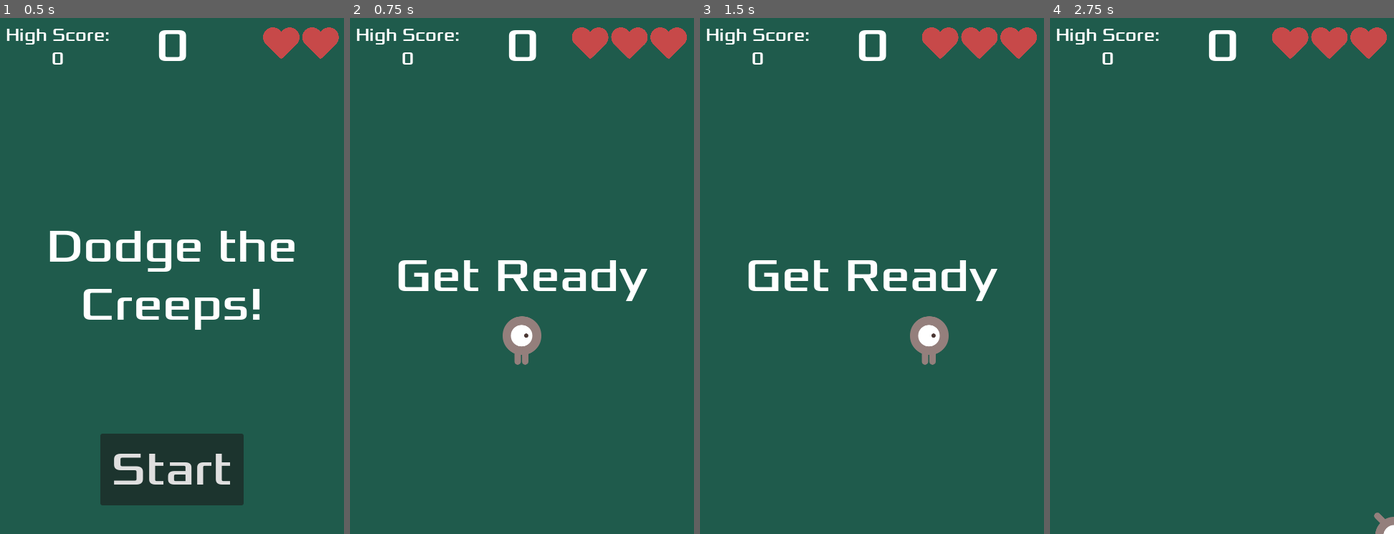
Above: before the commit, frames 1-4 (left to right).
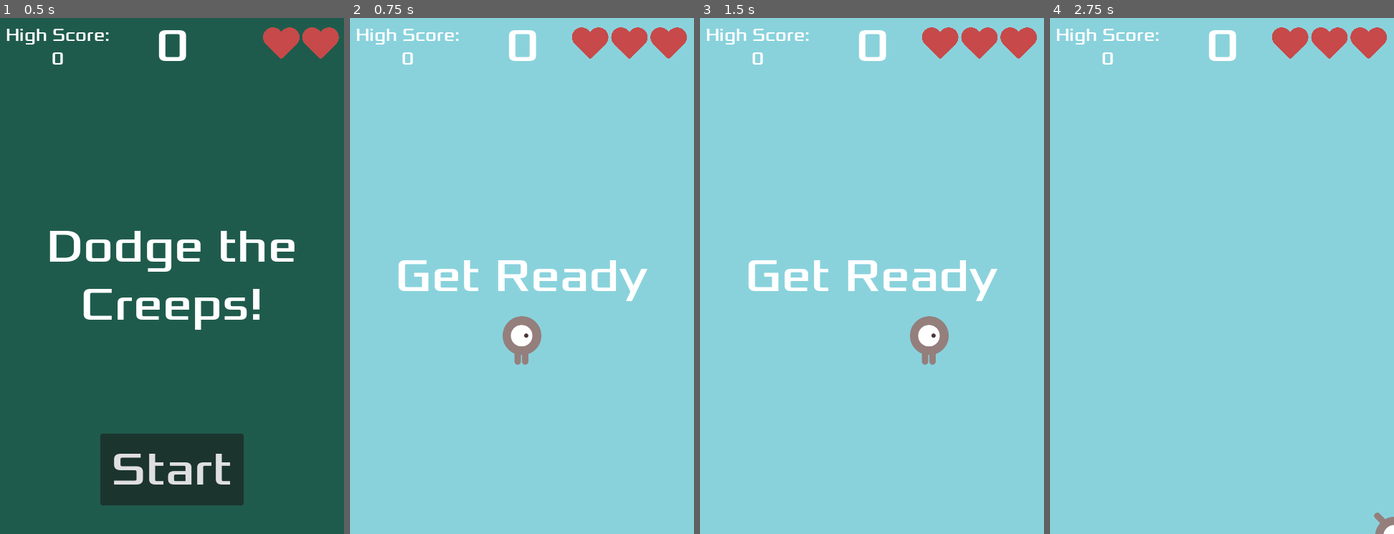
Above: after the commit, the same moments.

Repository: Josie-Armstrong/GameDev
Game: Godot game, scene res://main.tscn
Two runs of this game, one before a commit and one after it. Both use one fixed random seed, a clock stepped at 60 frames per second and the inputs below.
Inputs:
- Up to frame 1 (0.5 s): no input
- Up to frame 2 (0.75 s): click "Start" at 0.5 s
- Up to frame 3 (1.5 s): tap Enter at 1.25 s; hold Right (move_right) from 1.28 s (still down)
- Up to frame 4 (2.75 s): release Right (move_right) at 2.03 s; hold Down (move_down) from 2.03 s (still down)

Frame 1 is identical in both runs. In frame 2, 96% of the frame differs, in the area x 0-100%, y 0-100%; in frame 3, 96%; in frame 4, 98%.

Commit message:
Added bg color randomization (from a limited array)

Diff:
--- a/first_game/first_game_creeps/main.gd
+++ b/first_game/first_game_creeps/main.gd
@@ -4,9 +4,14 @@
 var score
 # var hearts = 3
 var high_score = 0
+var color_array = [Color(0.12156862745098039, 0.3568627450980392, 0.2980392156862745),
+Color(0.1843137254901961, 0.13333333333333333, 0.20784313725490197),
+Color(0.5372549019607843, 0.8235294117647058, 0.8627450980392157),
+Color(1, 0.8941176470588236, 0.9803921568627451),
+Color(0.48627450980392156, 0.5019607843137255, 0.6078431372549019)]
 
 func _ready():
-	pass
+	randomize()
 
 func game_over():
 	$ScoreTimer.stop()
@@ -30,6 +35,7 @@
 	$HUD.show_hearts()
 	get_tree().call_group("mobs", "queue_free")
 	$Music.play()
+	set_rand_bg_color();
 
 
 func _on_mob_timer_timeout():
@@ -66,3 +72,10 @@
 func _on_start_timer_timeout() -> void:
 	$MobTimer.start()
 	$ScoreTimer.start()
+
+func set_rand_bg_color():
+	#var red = randf_range(0, 0.5)
+	#var green = randf()
+	#var blue = randf()
+	$ColorRect.color = color_array.pick_random()
+	print($ColorRect.color)
